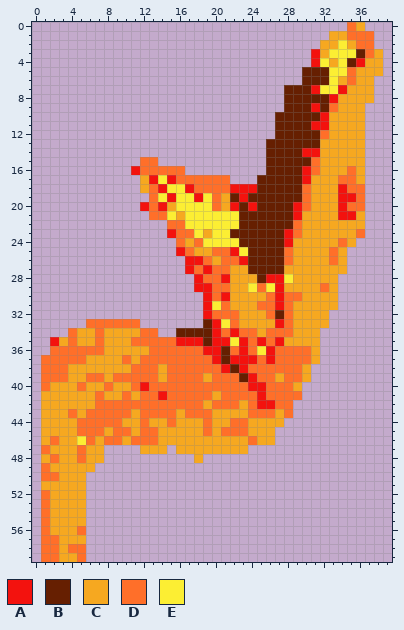
Pixel-art sprite: love2d/gfx/gun-0.png. Above, as it was before the edit.
The file is 40x60 pixels.
Palette (. is transparent): A #f3120e  B #661f01  C #f6a820  D #ff6f29  E #fcee33
Pixels before, first column x 1:
 0 ..................................DC..
 1 ................................CCDDD.
 2 ...............................CCECDD.
 3 ..............................ACEEEBDC
 4 ..............................AECEBACC
 5 .............................BBBEEDCCC
 6 .............................BBBECDCC.
 7 ...........................BBBAEEACCC.
 8 ...........................BBBBBACCCC.
 9 ...........................BBBABDCCC..
10 ..........................BBBBBACCCC..
11 ..........................BBBBAACCCC..
12 ..........................BBBBBDCCCC..
13 .........................BBBBBBCCCCC..
14 .........................BBBBAACCCCC..
15 ...........DD............BBBBBDCCCCC..
16 ..........ADDDDD.........BBBBADCCCDC..
17 ...........CAEADDDDDD...BBBBBACCCDDC..
18 ...........CDAEEADDDDAAABBBBBDCCCADD..
19 ............DEAEEAEDCBABBBBBBDCCCAAD..
20 ...........ADACEEEEDCABABBBBADCCCADD..
21 ............DDECEEEEEEBBBBBBACCCCAAC..
22 ..............DDEEEEEEBBBBBBDCCCCCCC..
23 ..............ADDECEEBBBBBBADCCCCCCD..
24 ...............DCDEEEEBBBBBACCCCCDC...
25 ...............ADCCDDAEBBBBDCCCCDC....
26 ................AADCDDABBBBDCCCCDC....
27 ................ADADDCCBBBBCCCCCCC....
28 .................ADDACCCBAAECCCCC.....
29 .................AADDCCEDEACCCCDC.....
30 ..................ADACCCCDADDCCCC.....
31 ..................AEDCCCDDADCCCCC.....
32 ..................ADDDCCCDBDCCCC......
33 .....DDDDDD.......BAEDCCCCADCCCC......
34 ...DCCDCCCCDD..BBBBADADDCDDDCCC.......
35 .ACDCCDCCCDDDDDAAABAAEADADACCCC.......
36 .DDDDDDCCCCCDDDDDDAABDADEADDDDC.......
37 DDDDDCCCCDCDDDDDDDDABAAADADDDDC.......
38 DDDCCCCCCCDDDCDDDDDDABADDDDDDC........
39 DDDCCDDCDDDDDCDDDDCDDDBADDCDDC........
40 DCCCDCCDCCDADDDDDDDDDDDAADDDC.........
41 CCCCCCDCCDCDDADDDDDCDDDDADDDD.........
42 CCCCCCDDDDDDDDDDDDCDDDCDAADD..........
43 CCCDCDDDDDCDDDDCDDDCCCCDDDCD..........
44 CCCCDDDDDCCDCCDCCCDCCDDCCCC...........
45 CCCCDDDCDDCDDCCCCCDCDDDCCC............
46 CDCCEDCDDCDDDCCCCCCCCCCDCC............
47 DCCCDCC....CCC.CCCCCCCC...............
48 CDCCDCC..........C....................
49 DCCCCC................................
50 DDCCC.................................
51 CCCCC.................................
52 DCCCC.................................
53 DCCCC.................................
54 DCCCC.................................
55 DCCCC.................................
56 DCCCD.................................
57 DDCCC.................................
58 DDCDD.................................
59 DDCCD.................................
Now the later version:
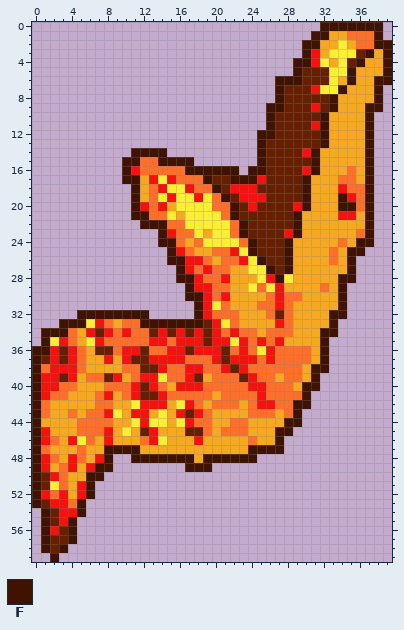
Colours new in this view: F #3f1300
The exact change:
y 0: x 32..38 ...DC.. -> FFFFFFF
y 1: x 31..32 .. -> FF; x 38 . -> F
y 2: x 30..31 .. -> FF; x 38..39 .. -> FF
y 3: x 30 . -> F; x 37 D -> F; x 39 . -> F
y 4: x 29..30 .. -> FF; x 36 A -> F; x 39 . -> F
y 5: x 29 . -> F; x 35 D -> F; x 39 . -> F
y 6: x 27..29 ... -> FFF; x 35 D -> F; x 38..39 .. -> FF
y 7: x 27 . -> F; x 34 A -> F; x 38 . -> F
y 8: x 27 . -> F; x 33 A -> F; x 38 . -> F
y 9: x 26..27 .. -> FF; x 33 D -> F; x 37..38 .. -> FF
y 10..11: x 26 . -> F; x 32 A -> F; x 37 . -> F
y 12: x 25..26 .. -> FF; x 32 D -> F; x 37 . -> F
y 13: x 25 . -> F; x 32 C -> F; x 37 . -> F
y 14: x 11..14 .... -> FFFF; x 25 . -> F; x 31 A -> F; x 37 . -> F
y 15: x 10..11 .. -> FF; x 14..17 .... -> FFFF; x 25 . -> F; x 31 D -> F; x 37 . -> F
y 16: x 10 . -> F; x 17..22 ...... -> FFFFFF; x 24..25 .. -> FF; x 31 D -> F; x 37 . -> F
y 17: x 10..11 .. -> FF; x 19..25 DDD...B -> FBBFFFA; x 30 A -> F; x 37 . -> F
y 18: x 11 . -> F; x 20..21 DD -> FB; x 30 D -> F; x 37 . -> F
y 19: x 11..12 .. -> FC; x 21 C -> F; x 24..25 BB -> AA; x 30 D -> F; x 34 A -> F; x 37 . -> F
y 20: x 11 . -> F; x 21..22 CA -> DF; x 30 D -> F; x 34..35 AD -> FF; x 37 . -> F
y 21: x 11..12 .. -> FF; x 21..22 EE -> DF; x 29 A -> F; x 37 . -> F
y 22: x 12..14 ... -> FFF; x 22..23 EB -> DF; x 29 D -> F; x 37 . -> F
y 23: x 14 . -> F; x 22..23 BB -> DF; x 29 D -> F; x 37 . -> F
y 24: x 14..15 .. -> FF; x 23..24 BB -> DF; x 28 A -> F; x 36..37 .. -> FF
y 25: x 15 . -> F; x 24 B -> F; x 28 D -> F; x 35..36 .. -> FF
y 26: x 15..16 .. -> FF; x 24..25 BB -> EF; x 28 D -> F; x 35 . -> F
y 27: x 16 . -> F; x 24..26 BBB -> EEF; x 28 C -> F; x 35 . -> F
y 28: x 16..17 .. -> FF; x 25 B -> E; x 27 A -> F; x 34..35 .. -> FF
y 29: x 17 . -> F; x 34 . -> F
y 30: x 17..18 .. -> FF; x 34 . -> F
y 31: x 18 . -> F; x 34 . -> F
y 32: x 5..12 ........ -> FFFFFFFF; x 18 . -> F; x 33..34 .. -> FF
y 33: x 3..7 ...DD -> FFFEA; x 9 D -> C; x 12..18 ....... -> FFFFFFF; x 33 . -> F
y 34: x 1..3 ... -> FFF; x 6..11 CDCCCC -> ABADAD; x 13..16 D..B -> BABA; x 18 B -> A; x 32..33 .. -> FF
y 35: x 1..3 .AC -> FEA; x 6..10 CDCCC -> EADDD; x 13..14 DD -> AA; x 32 . -> F
y 36: x 0..4 ..DDD -> FFABA; x 6..12 DDCCCCC -> CBBDAAB; x 15..18 DDDD -> AABA; x 32 . -> F
y 37: x 0..4 .DDDD -> FBABA; x 8 C -> A; x 10..16 DCDDDDD -> ABBAAAA; x 32 . -> F
y 38: x 0 . -> F; x 2..5 DDCC -> AAAD; x 10 C -> D; x 12..14 DDC -> BBA; x 17..18 DD -> AA; x 31..32 .. -> FF
y 39: x 0..4 .DDDC -> FAABA; x 8..10 CDD -> BAC; x 12..14 DDC -> AAE; x 17..18 DD -> AB; x 31 . -> F
y 40: x 0..5 .DCCCD -> FAADDC; x 9..13 CCDAD -> DDABA; x 15..18 DDDD -> CAAA; x 30..31 .. -> FF
y 41: x 0..3 .CCC -> FADD; x 8 C -> A; x 11..13 CDD -> ABB; x 30 . -> F
y 42: x 0..1 .C -> FD; x 9..17 DDDDDDDDD -> CCEAAACEA; x 29..30 .. -> FF
y 43: x 0..1 .C -> FD; x 8..18 DDDCDDDDCDD -> AECAACECABA; x 29 . -> F
y 44: x 0 . -> F; x 9 D -> C; x 11..18 CDCCDCCC -> EAEECEAD; x 28..29 .. -> FF
y 45: x 0..1 .C -> FA; x 8..10 CDD -> ACE; x 12..13 DD -> BA; x 17..18 CC -> BB; x 27..28 .. -> FF
y 46: x 0..1 .C -> FA; x 4 C -> A; x 8..9 DD -> AC; x 11 D -> C; x 13..14 DC -> AE; x 18 C -> A; x 27 . -> F
y 47: x 0 . -> F; x 8..11 .... -> FFFF; x 15 . -> C; x 24..27 .... -> FFFF
y 48: x 0..1 .C -> FA; x 4 C -> A; x 7..8 C. -> AF; x 11..17 ....... -> FFFFFFF; x 19..24 ...... -> FFFFFF
y 49: x 0..1 .D -> FA; x 3..4 CC -> DA; x 6..8 C.. -> AFF; x 17..19 ... -> FFF
y 50: x 0..3 .DDC -> FBAD; x 6..7 .. -> FF
y 51: x 0..3 .CCC -> FBED; x 5..6 C. -> AF
y 52: x 0..3 .DCC -> FADA; x 5..6 C. -> AF
y 53: x 0..5 .DCCCC -> FBAADF
y 54: x 1..5 DCCCC -> FBAAF
y 55: x 1..5 DCCCC -> FBAF.
y 56: x 1..5 DCCCD -> FABF.
y 57: x 1..5 DDCCC -> FBBF.
y 58: x 1..5 DDCDD -> FBF..
y 59: x 1..5 DDCCD -> .F...
Boxes around the changes in both pictures, in picture pixels (x1, y1, x2, y2):
changed: (32, 22, 392, 562)
